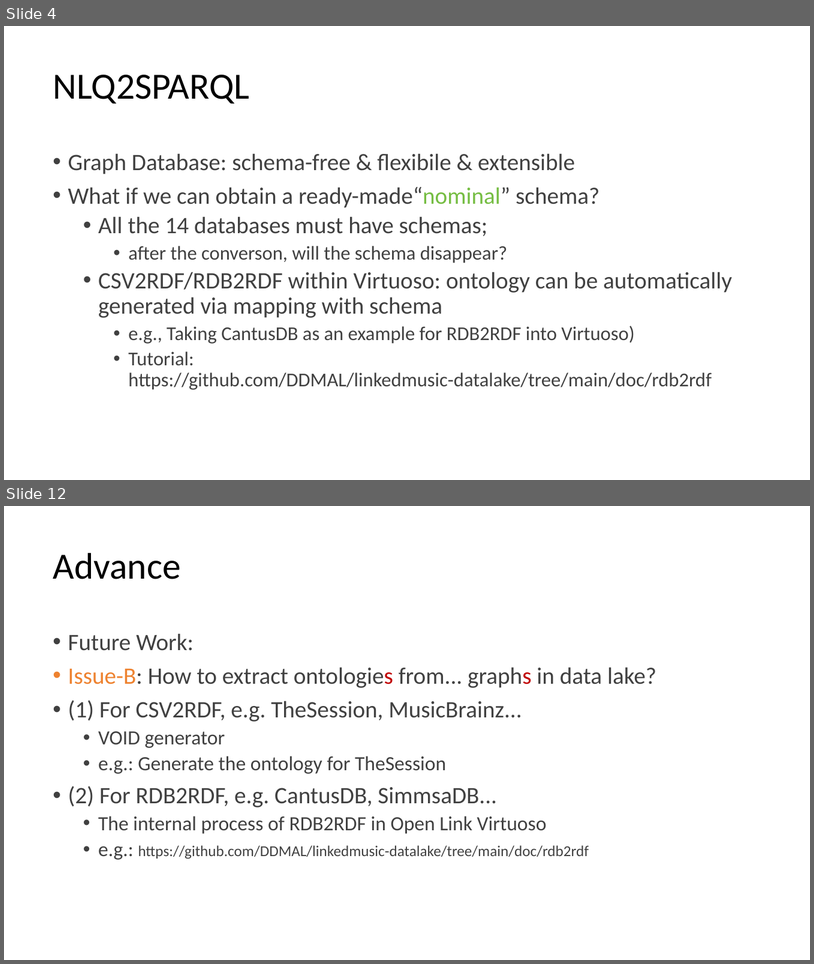
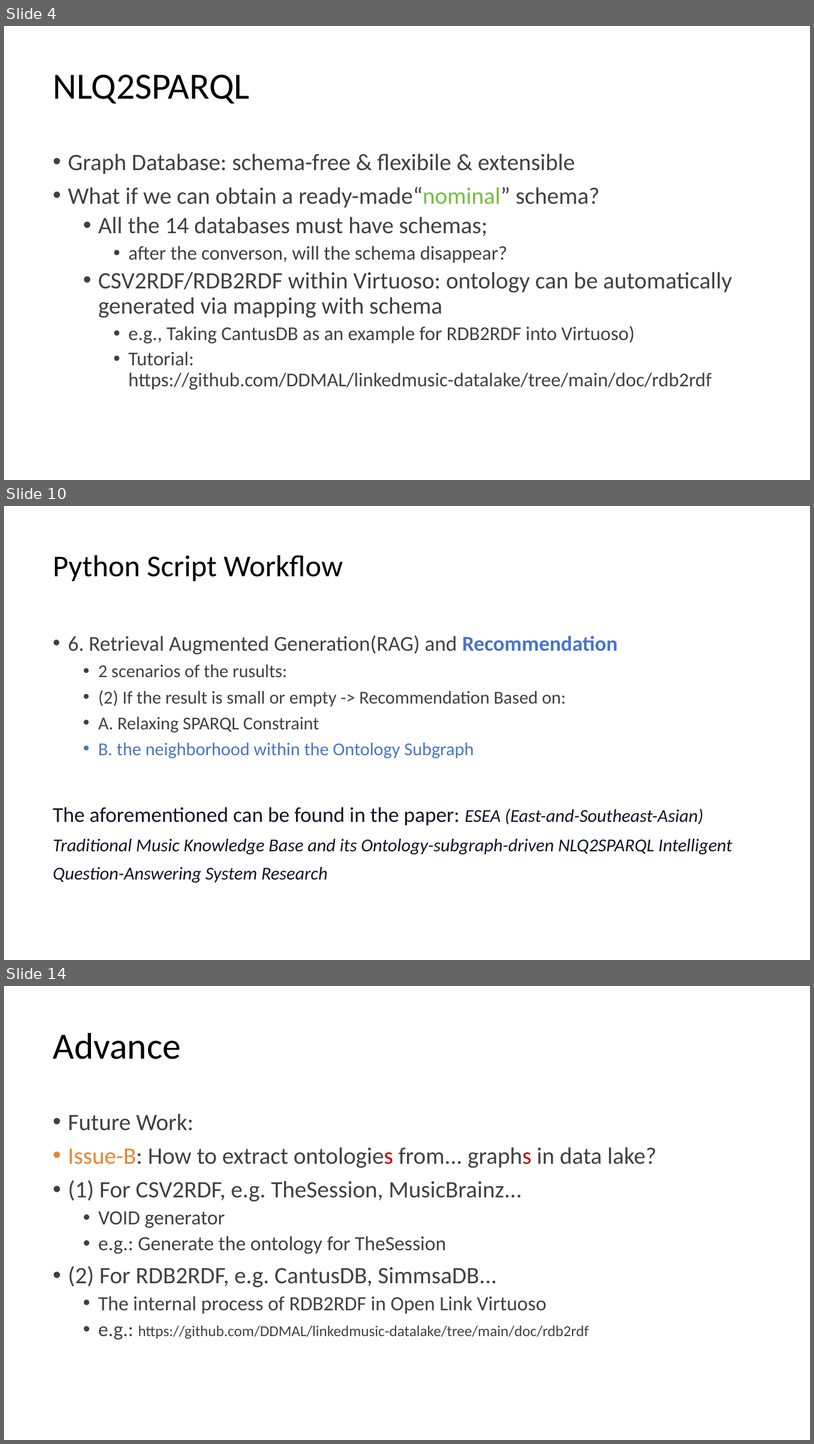
Before and after one commit to DDMAL/linkedmusic-queries, a slide deck: handOver_generalReviewOf_LinkedMusicQueries2024-2025.pptx. Shown one above the other, each under a label of ours: slides 4 and 12 before the commit, slides 4, 10 and 14 after it; the slides between them are not shown. The pictures are 814x964 and 814x1444 pixels, drawn with LibreOffice and Linux fonts; fonts in the diff are those of the drawing. Boxes give left, top, right and bottom in pixels: in the first picture for what was removed or moved away, otherwise in the second. Text is boxed around its words. In the diff, an @@ line names an element or a change of style, - is before the commit and + after.

```diff
--- a/handOver_generalReviewOf_LinkedMusicQueries2024-2025.pptx
+++ b/handOver_generalReviewOf_LinkedMusicQueries2024-2025.pptx
@@ slide 10 added at <box>4,506,810,960</box>, background #FFFFFF @@
@@ title added at <box>53,555,343,581</box>, 36 pt, text #000000 @@
+Python Script Workflow
@@ text added at <box>53,635,732,882</box>, 21.6 pt, text #0F1423 @@
+• 6. Retrieval Augmented Generation(RAG) and Recommendation
+  • 2 scenarios of the rusults:
+  • (2) If the result is small or empty -> Recommendation Based on:
+  • A. Relaxing SPARQL Constraint
+  • B. the neighborhood within the Ontology Subgraph
+The aforementioned can be found in the paper: ESEA (East-and-Southeast-Asian) Traditional Music Knowledge Base and its Ontology-subgraph-driven NLQ2SPARQL Intelligent Question-Answering System Research
@@ what was slide 12 is now slide 14 @@
```
Also in this commit, not shown: 10 slides changed, 2 other slides added.
